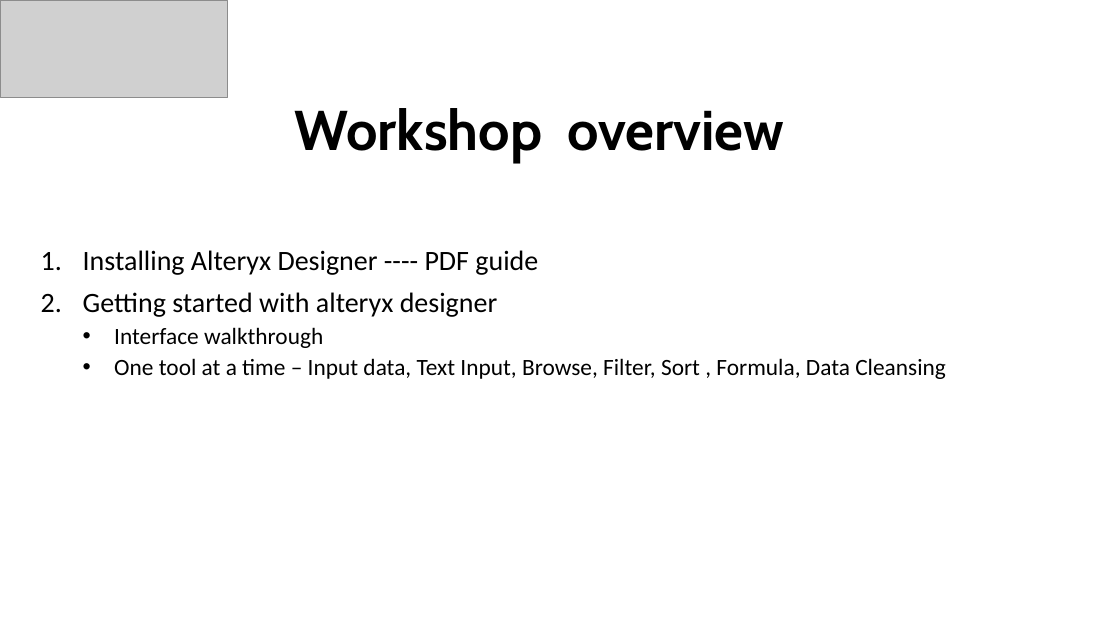
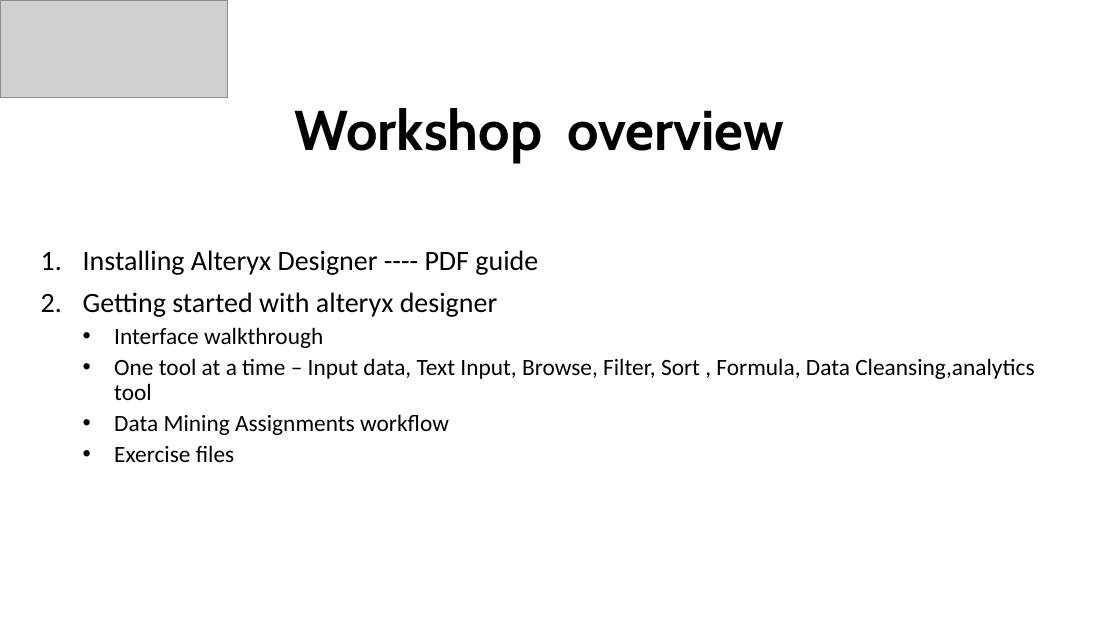
Before and after one commit to A00431152/Alteryx, a slide deck: slide 6 of Alteryx_designer.pptx. Drawn at 1120x630 pixels with LibreOffice and Linux fonts; fonts in the diff are those of the drawing; grey boxes stand for pictures. Boxes give left, top, right and bottom in pixels: in the first picture for what was removed or moved away, otherwise in the second. Text is boxed around its words. In the diff, an @@ line names an element or a change of style, - is before the commit and + after.

Commit message:
update

```diff
--- a/Alteryx_designer.pptx
+++ b/Alteryx_designer.pptx
@@ subtitle at box(114, 358, 1034, 462): text changed @@
-  • One tool at a time – Input data, Text Input, Browse, Filter, Sort , Formula, Data Cleansing
+  • One tool at a time – Input data, Text Input, Browse, Filter, Sort , Formula, Data Cleansing,analytics tool
+  • Data Mining Assignments workflow
+  • Exercise files
```
Also in this commit, not shown: 1 other slide changed.
